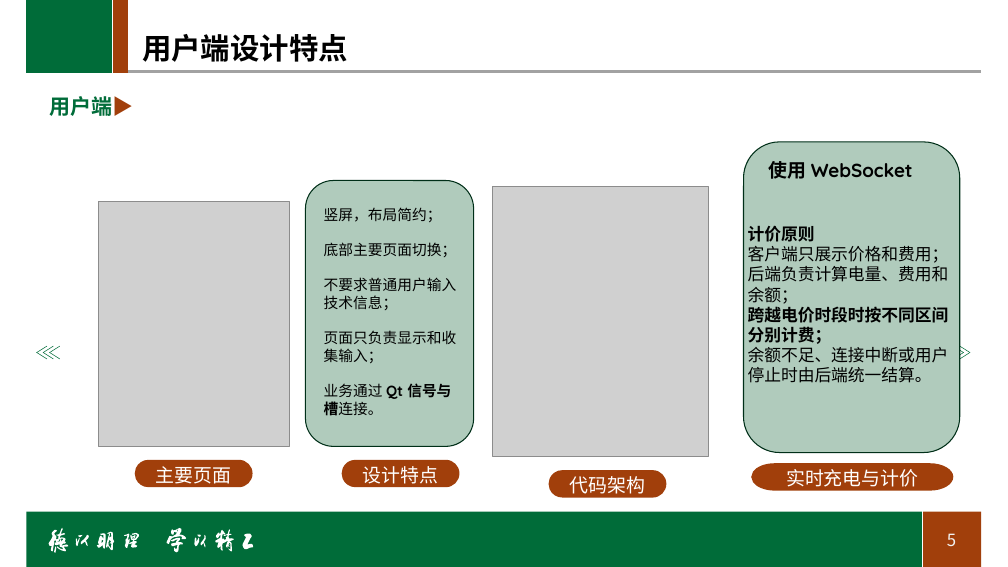
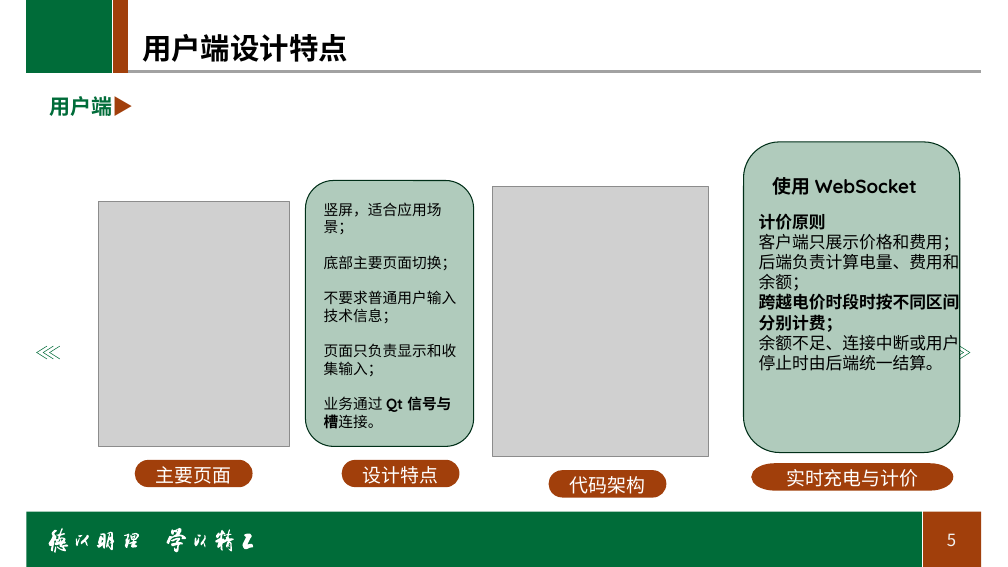
Before and after one commit to Gale-Verdict/Gale-Verdict-software-developing, a slide deck: slide 5 of 项目路演ppt-第四组.pptx. Drawn at 1008x567 pixels with LibreOffice and Linux fonts; fonts in the diff are those of the drawing; grey boxes stand for pictures; background and template pictures are left out. Boxes give left, top, right and bottom in pixels: in the first picture for what was removed or moved away, otherwise in the second. Text is boxed around its words. In the diff, an @@ line names an element or a change of style, - is before the commit and + after.

```diff
--- a/项目路演ppt-第四组.pptx
+++ b/项目路演ppt-第四组.pptx
@@ text "使用 WebSocket" moved from (x1=769, y1=161, x2=913, y2=179) to (x1=773, y1=177, x2=917, y2=195) @@
@@ text at (x1=324, y1=202, x2=442, y2=234): text changed @@
-竖屏，布局简约；
+竖屏，适合应用场景；
@@ text "计价原则" moved from (x1=748, y1=226, x2=949, y2=383) to (x1=759, y1=214, x2=960, y2=371) @@
```
Also in this commit, not shown: 6 other slides changed, 2 other files.
